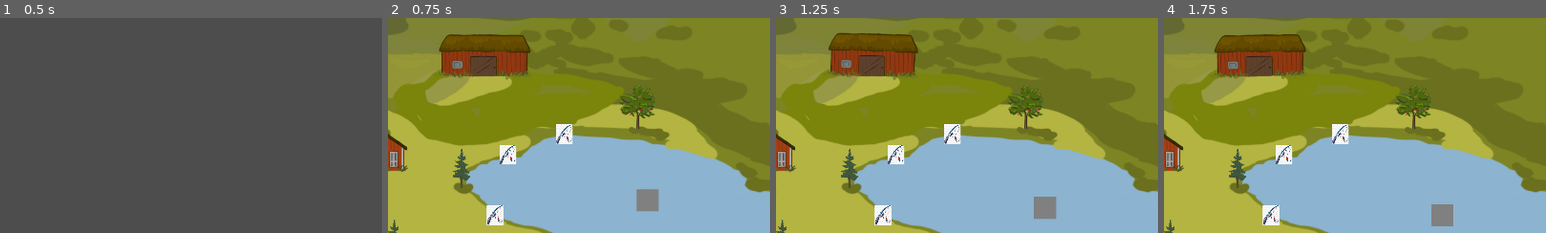
Above: before the commit, frames 1-4 (left to right).
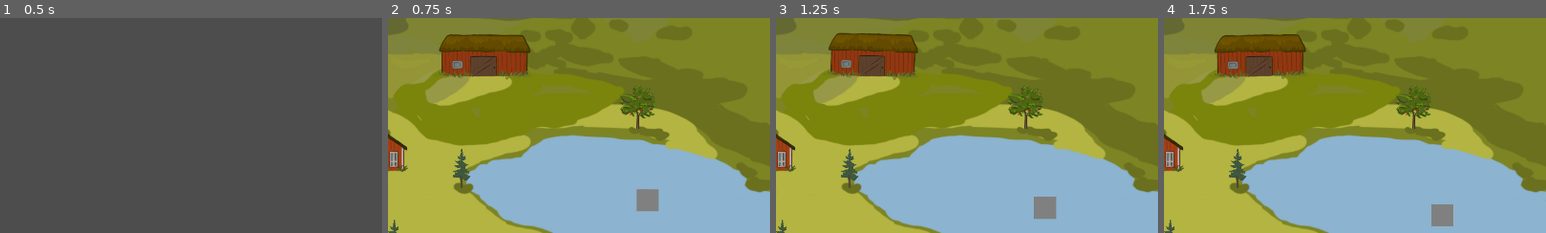
Above: after the commit, the same moments.

Repository: arget4me/cosyville
Game: Godot game, scene res://Scenes/main_scene.tscn
The game is run twice, just before and just after one commit, with the same random seed, the same clock (stepped at 60 frames per second) and the same inputs.
Inputs (mouse positions are % of the whole screen's width and height, from its top left):
- Up to frame 1 (0.5 s): no input
- Up to frame 2 (0.75 s): click "GOTO: PLAYING" at 0.5 s
- Up to frame 3 (1.25 s): no input
- Up to frame 4 (1.75 s): move the mouse to (35, 85) at 1.27 s; press the mouse at (35, 85) at 1.28 s; hold Right (ui_right) from 1.28 s (still down)
The pictures show only the part of the screen within x 50-100%, y 24-74%; the shares and areas given below are measured in that part.

Frame 1 is identical in both runs. In frame 2, 1.2% of the frame differs, in the area x 25-49%, y 49-97%; in frame 3, 1.2%; in frame 4, 1.2%.

Commit message:
fishing spot visibility

Diff:
--- a/Scenes/Chaos/FishingSpot.tscn
+++ b/Scenes/Chaos/FishingSpot.tscn
@@ -1,21 +1,7 @@
-[gd_scene load_steps=4 format=3 uid="uid://dvuuy2tqbgauw"]
+[gd_scene load_steps=2 format=3 uid="uid://dvuuy2tqbgauw"]
 
 [ext_resource type="Script" path="res://Scenes/Chaos/fishing_spot.gd" id="1_yns0t"]
-[ext_resource type="Texture2D" uid="uid://uujvhrk41hwo" path="res://art/fishing_rod.png" id="2_553ne"]
-[ext_resource type="PackedScene" uid="uid://cbycy8bbyocpe" path="res://Scenes/Clicking/clickable.tscn" id="3_ekl01"]
 
 [node name="FishingSpot" type="Node2D"]
 y_sort_enabled = true
 script = ExtResource("1_yns0t")
-
-[node name="Sprite2D" type="Sprite2D" parent="."]
-position = Vector2(0.08, 22.0329)
-scale = Vector2(0.12046, 0.202417)
-texture = ExtResource("2_553ne")
-offset = Vector2(0, -102.01)
-
-[node name="Clickable" parent="." instance=ExtResource("3_ekl01")]
-pointer_state = 1
-clicking_is_enabled = false
-
-[connection signal="on_clicked" from="Clickable" to="." method="_on_clickable_on_clicked"]
--- a/Scenes/Chaos/fishing_spot.gd
+++ b/Scenes/Chaos/fishing_spot.gd
@@ -1,13 +1,4 @@
 extends Node2D
 
-@onready var sprite = $Sprite2D
-@onready var clickable = $Clickable
-
-
 func _ready():
-	clickable.set_process(false)
 	ActionPointsManager.register_action_point(position, ActionPointsManager.action_point_type.FISH)
-
-func _on_clickable_on_clicked() -> void:
-	clickable.clicking_is_enabled = false
-	sprite.self_modulate = Color.WHITE
